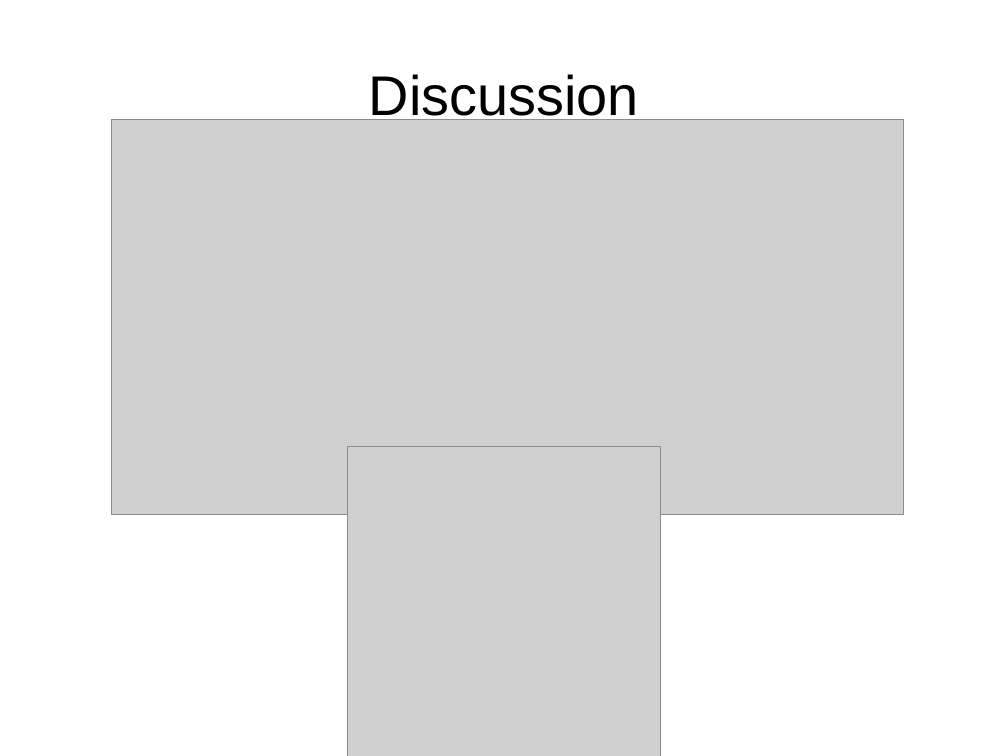
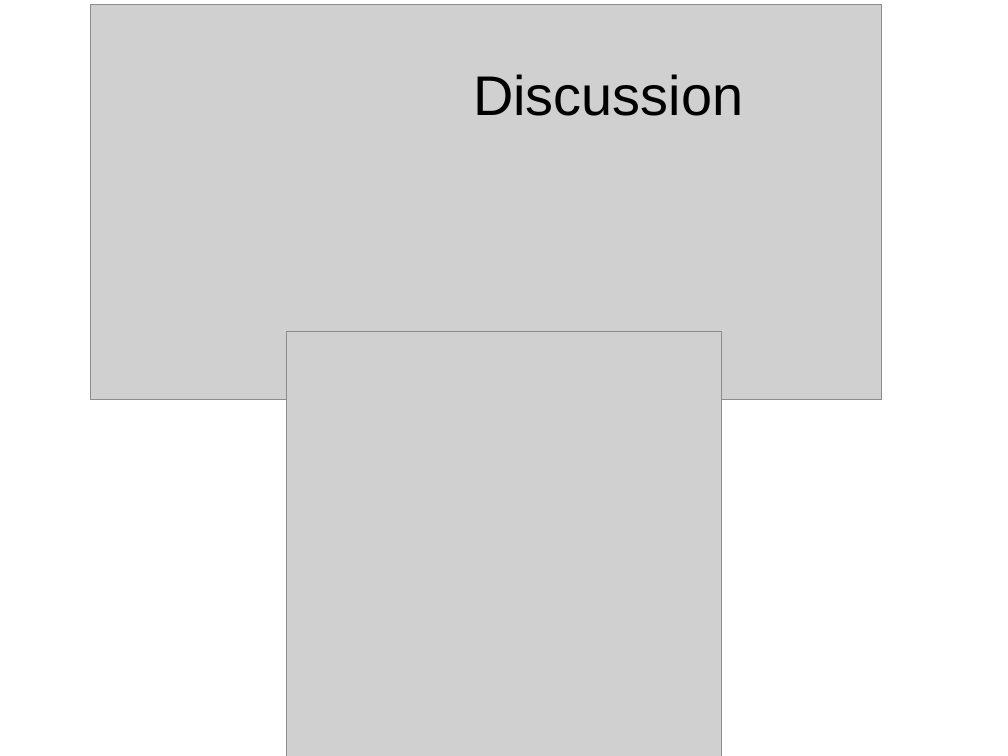
Before and after one commit to enormandeau/club_bioinfo_ibis, a slide deck: slide 10 of 01_presentations/01_presentation_club_interlab_ibis/presentation.odp. Drawn at 1008x756 pixels with LibreOffice and Linux fonts; fonts in the diff are those of the drawing; grey boxes stand for pictures. Boxes give left, top, right and bottom in pixels: in the first picture for what was removed or moved away, otherwise in the second. Text is boxed around its words. In the diff, an @@ line names an element or a change of style, - is before the commit and + after.

Commit message:
Updated presentation

```diff
--- a/01_presentations/01_presentation_club_interlab_ibis/presentation.odp
+++ b/01_presentations/01_presentation_club_interlab_ibis/presentation.odp
@@ picture: place and size @@
-picture at [112,120,904,515]
+picture at [91,5,883,400]
@@ title "Discussion" rewrapped from [369,74,639,125] to [473,74,743,116] @@
@@ picture: place and size @@
-picture at [348,446,661,756]
+picture at [286,331,722,756]
```
Also in this commit, not shown: 1 slide added, 1 slide removed, 1 other file.
